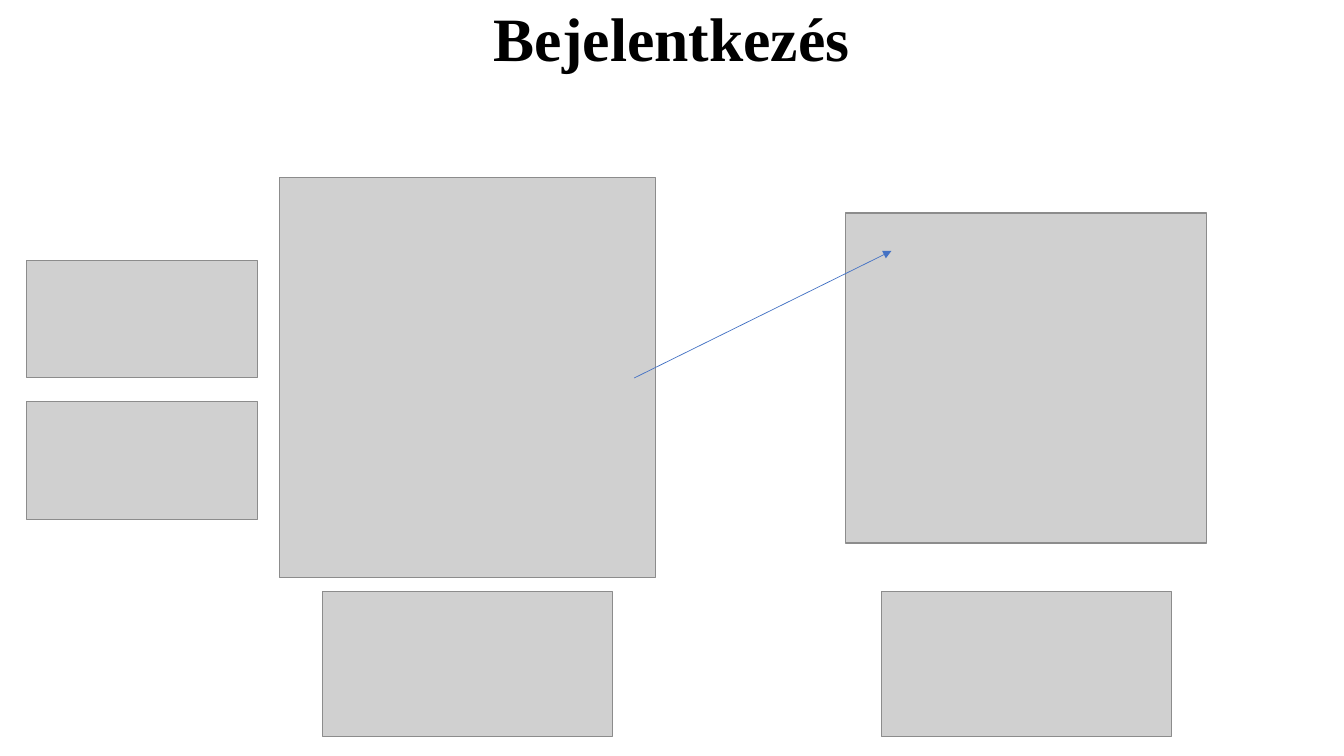
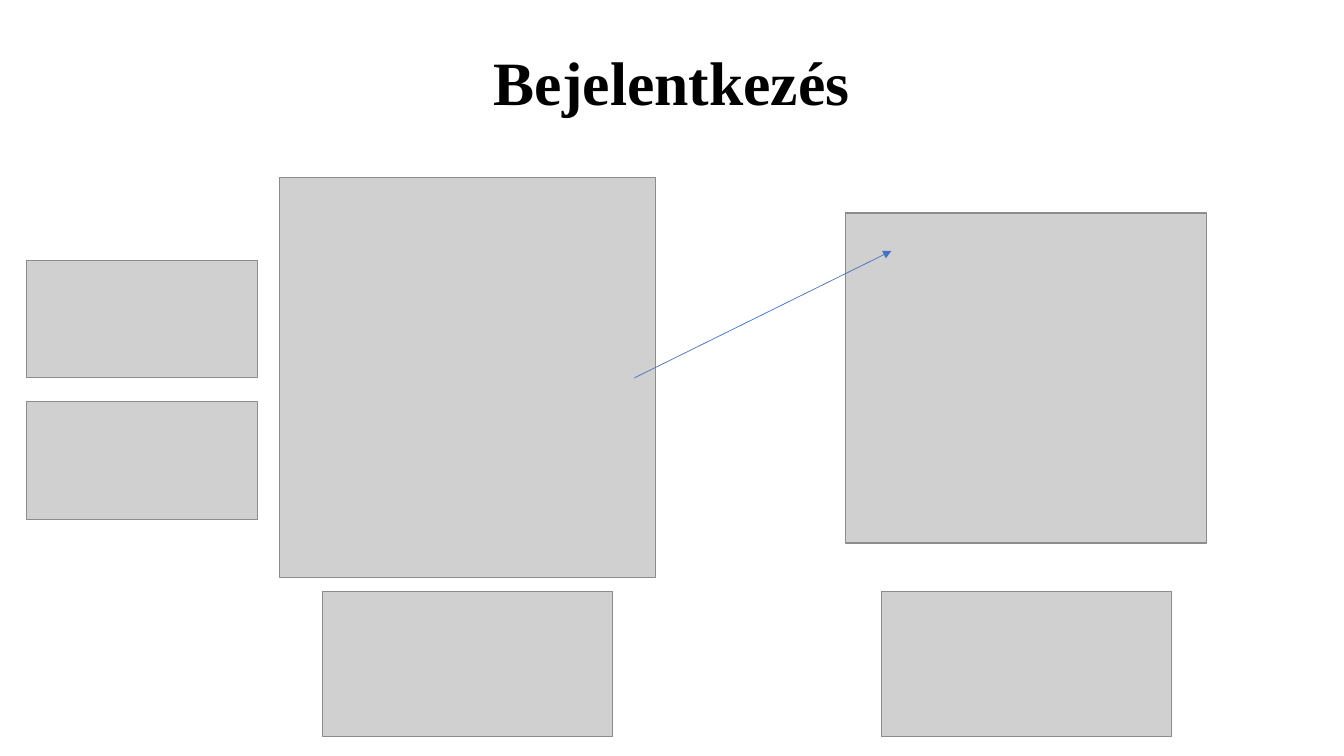
Before and after one commit to K0RN3L07/ParKing, a slide deck: slide 11 of Dokumentumok/ParKing-prezentacio.pptx (slide 12 before the commit). Drawn at 1344x756 pixels with LibreOffice and Linux fonts; fonts in the diff are those of the drawing; grey boxes stand for pictures. Boxes give left, top, right and bottom in pixels: in the first picture for what was removed or moved away, otherwise in the second. Text is boxed around its words. In the diff, an @@ line names an element or a change of style, - is before the commit and + after.

```diff
--- a/Dokumentumok/ParKing-prezentacio.pptx
+++ b/Dokumentumok/ParKing-prezentacio.pptx
@@ title "Bejelentkezés": place and size @@
-title "Bejelentkezés" at [494,18,849,73]
+title "Bejelentkezés" at [494,62,849,117]
```
Also in this commit, not shown: 8 other slides changed, 1 slide added, 1 slide removed.
